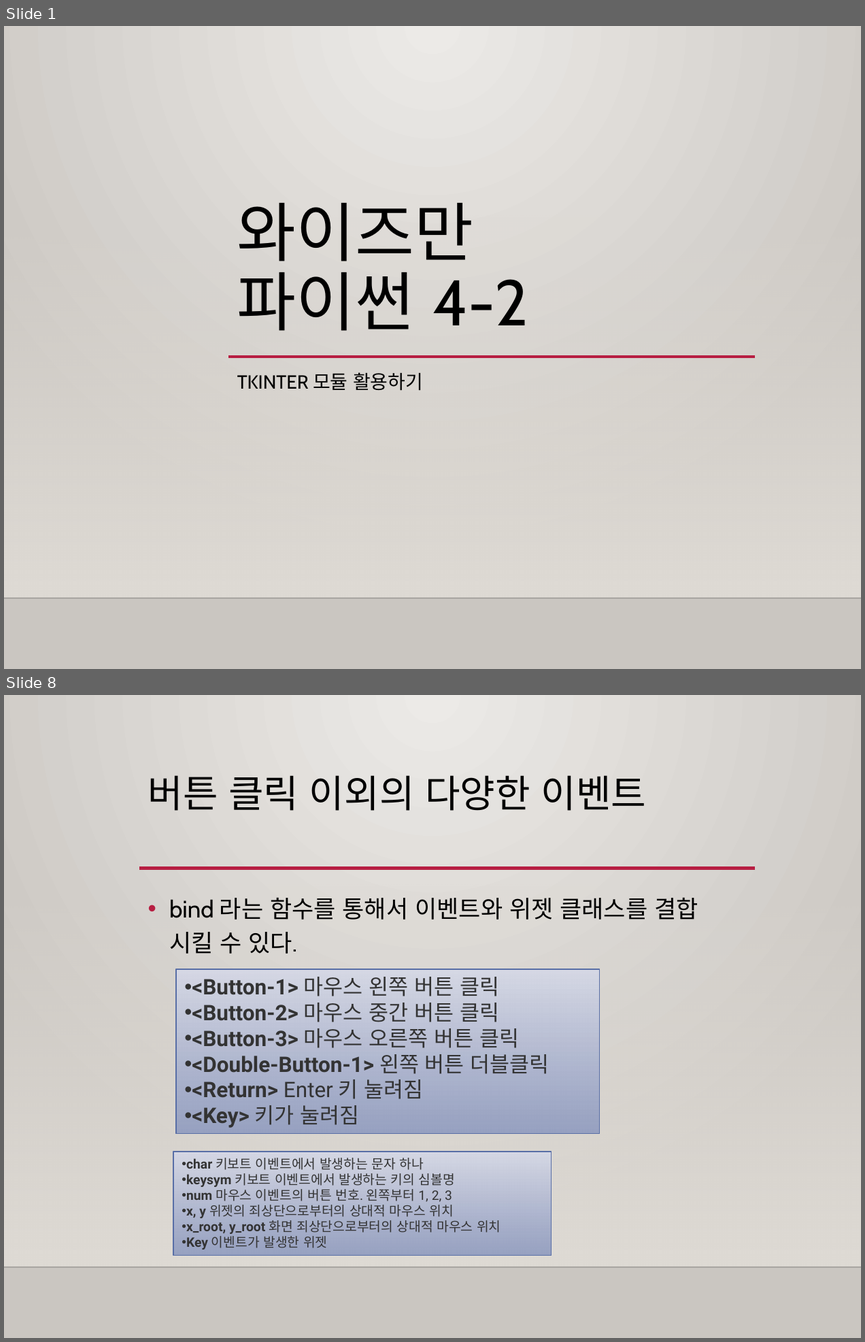
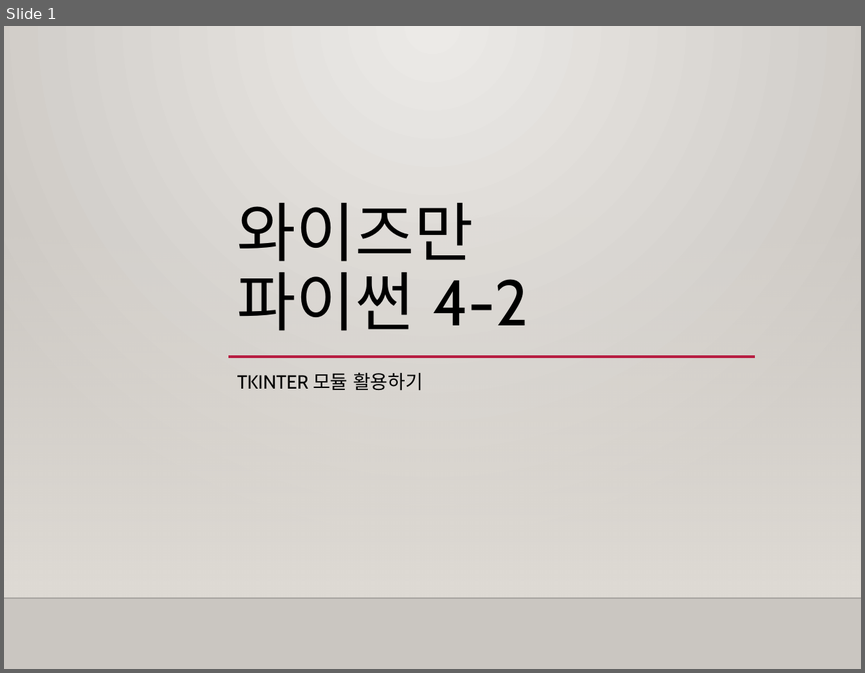
Before and after one commit to freshmea/weizman_python_class, a slide deck: textbook/파이썬4-2교시.pptx. Shown one above the other, each under a label of ours: slides 1 and 8 before the commit, slide 1 after it; the slides between them are not shown. The pictures are 865x1342 and 865x673 pixels, drawn with LibreOffice and Linux fonts; fonts in the diff are those of the drawing; background and template pictures are left out. Boxes give left, top, right and bottom in pixels: in the first picture for what was removed or moved away, otherwise in the second. Text is boxed around its words. In the diff, an @@ line names an element or a change of style, - is before the commit and + after.

```diff
--- a/textbook/파이썬4-2교시.pptx
+++ b/textbook/파이썬4-2교시.pptx
@@ slide 8 removed at box(4, 695, 861, 1338), background gradient #ECEAE7 to #CAC7C1; not listed: 2 template elements that a slide beside it also shows @@
@@ title removed at box(148, 775, 646, 811) @@
-버튼 클릭 이외의 다양한 이벤트
@@ line removed from (139, 868) to (755, 868) @@
@@ text removed at box(169, 897, 698, 953) @@
-• bind 라는 함수를 통해서 이벤트와 위젯 클래스를 결합 시킬 수 있다.
@@ rectangle removed at box(176, 969, 600, 1134) @@
-• <Button-1> 마우스 왼쪽 버튼 클릭
-• <Button-2> 마우스 중간 버튼 클릭
-• <Button-3> 마우스 오른쪽 버튼 클릭
-• <Double-Button-1> 왼쪽 버튼 더블클릭
-• <Return> Enter 키 눌려짐
-• <Key> 키가 눌려짐
@@ rectangle removed at box(173, 1151, 551, 1255) @@
-• char 키보트 이벤트에서 발생하는 문자 하나
-• keysym 키보트 이벤트에서 발생하는 키의 심볼명
-• num 마우스 이벤트의 버튼 번호. 왼쪽부터 1, 2, 3
-• x, y 위젯의 죄상단으로부터의 상대적 마우스 위치
-• x_root, y_root 화면 죄상단으로부터의 상대적 마우스 위치
-• Key 이벤트가 발생한 위젯
```
Also in this commit, not shown: 4 slides changed, 4 slides added, 5 other slides removed, 4 other files.
